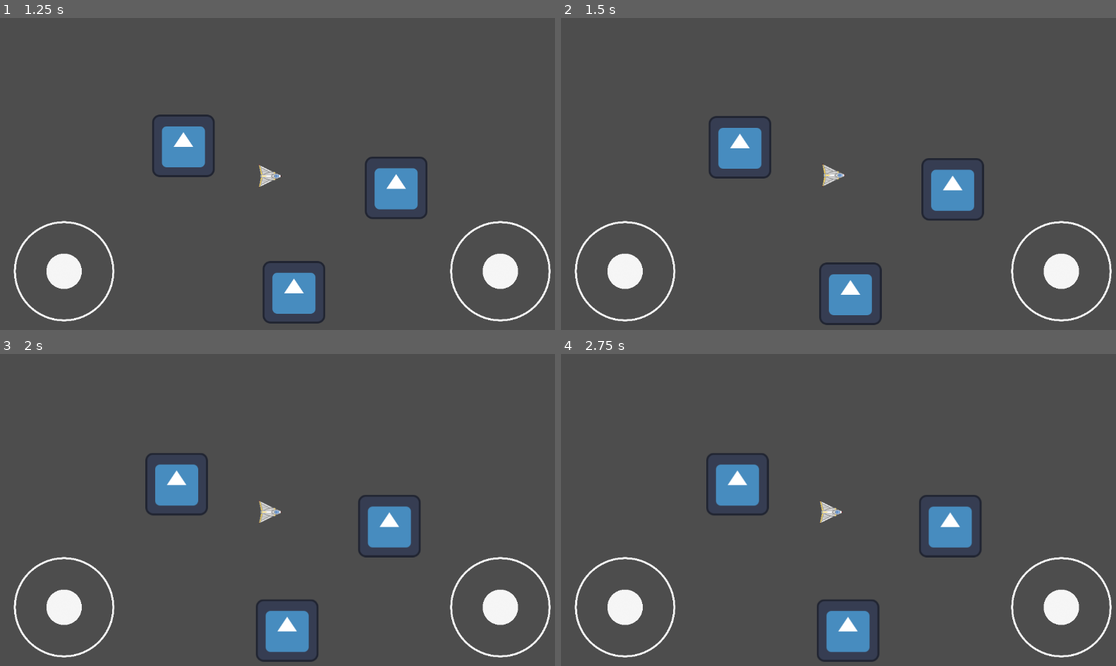
Above: before the commit, frames 1-4 (two rows, left to right).
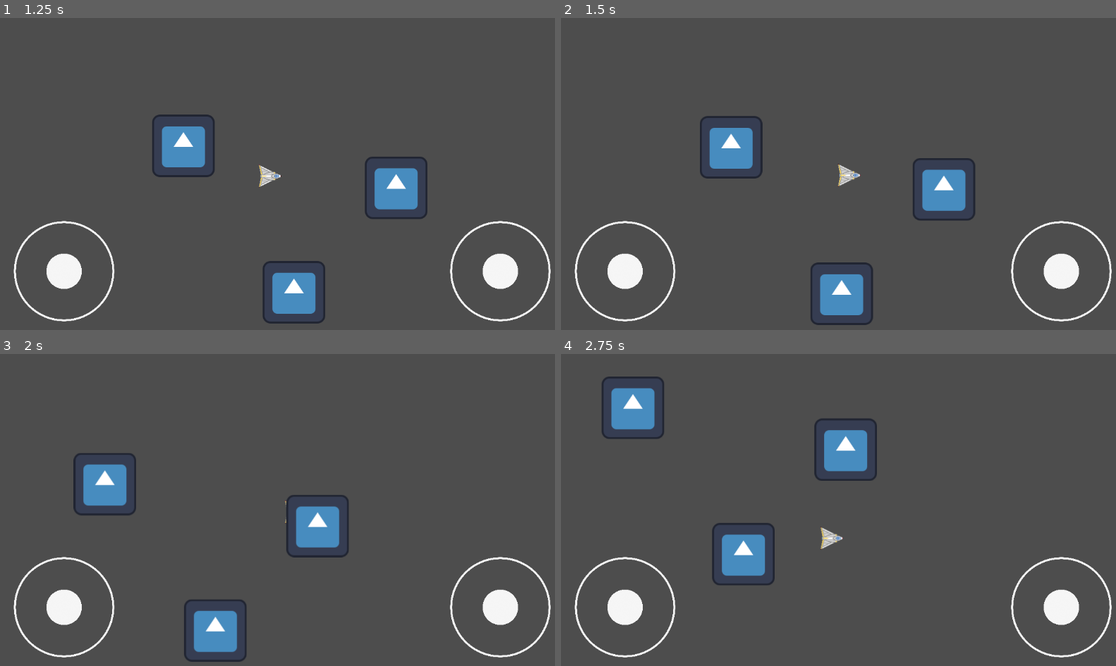
Above: after the commit, the same moments.

Repository: Archit-Dubey/GDC-2D-Shooter
Game: Godot game, scene res://Scenes/main.tscn
Same seed, same stepped clock (60 frames per second), same inputs: the game is played once before the commit and once after it. The engine's default icon, where the game draws it, is replaced by a stand-in: a white triangle on a blue panel in a dark square.
Inputs (mouse positions are in pixels of both pictures, inside the frame that each line leads up to):
- Up to frame 1 (1.25 s): click (66, 270) at 0.52 s
- Up to frame 2 (1.5 s): tap Enter at 1.25 s; move the mouse to (966, 161) at 1.27 s; hold D (right, bound only after the commit) from 1.28 s (still down)
- Up to frame 3 (2 s): keep holding D (right, bound only after the commit)
- Up to frame 4 (2.75 s): move the mouse to (727, 528) at 2.02 s; release D (right, bound only after the commit) at 2.03 s; hold S (down, bound only after the commit) from 2.03 s (still down)

Frame 1 is identical in both runs. In frame 2, 2.8% of the frame differs, in the area x 25-77%, y 31-99%; in frame 3, 8.2%; in frame 4, 8.4%, in the area x 7-76%, y 7-99%.

Commit message:
added shooting controls, also added a way to move using keyboard for debug purposes. Found a bug with the aiming system moving during aiming causes the ship to change flip directions

Diff:
--- a/GDC Shooter 2D/Scenes/bullet.tscn
+++ /dev/null
@@ -1,8 +0,0 @@
-[gd_scene load_steps=2 format=3 uid="uid://bqx77sn4o8ktk"]
-
-[sub_resource type="CircleShape2D" id="CircleShape2D_ceqvl"]
-
-[node name="Bullet" type="RigidBody2D"]
-
-[node name="CollisionShape2D" type="CollisionShape2D" parent="."]
-shape = SubResource("CircleShape2D_ceqvl")
--- /dev/null
+++ b/GDC Shooter 2D/Scenes/defaultBullet.tscn
@@ -0,0 +1,16 @@
+[gd_scene load_steps=4 format=3 uid="uid://bqx77sn4o8ktk"]
+
+[ext_resource type="Script" path="res://Scripts/Bullet.gd" id="1_lfkgq"]
+[ext_resource type="Texture2D" uid="uid://sf2ry8sy0xu0" path="res://Assets/Art/Bullets/dummy_bullet.png" id="1_v53yo"]
+
+[sub_resource type="CircleShape2D" id="CircleShape2D_ceqvl"]
+
+[node name="Bullet" type="Area2D"]
+script = ExtResource("1_lfkgq")
+
+[node name="CollisionShape2D" type="CollisionShape2D" parent="."]
+shape = SubResource("CircleShape2D_ceqvl")
+
+[node name="Sprite2D" type="Sprite2D" parent="."]
+scale = Vector2(0.0186949, 0.0186949)
+texture = ExtResource("1_v53yo")
--- a/GDC Shooter 2D/Scenes/gui.tscn
+++ b/GDC Shooter 2D/Scenes/gui.tscn
@@ -32,3 +32,4 @@
 [node name="Joystick_Rotation" parent="rotationAnchor" instance=ExtResource("1_ucnmp")]
 position = Vector2(-89, -89)
 scale = Vector2(2, 2)
+aimStick = true
--- a/GDC Shooter 2D/Scenes/player.tscn
+++ b/GDC Shooter 2D/Scenes/player.tscn
@@ -42,7 +42,7 @@
 animation = &"Idle"
 autoplay = "Idle"
 
-[node name="CollisionPolygon2D" type="CollisionPolygon2D" parent="."]
+[node name="Hitbox" type="CollisionPolygon2D" parent="."]
 rotation = 1.5708
 polygon = PackedVector2Array(0, -24, -25, 24, 25, 24)
 
@@ -52,3 +52,7 @@
 
 [node name="GunTip" type="Node2D" parent="."]
 position = Vector2(23, 0)
+
+[node name="gunCoolDownTimer" type="Timer" parent="."]
+wait_time = 0.5
+one_shot = true
--- /dev/null
+++ b/GDC Shooter 2D/Scripts/Bullet.gd
@@ -0,0 +1,19 @@
+extends Area2D
+#chose an area2d because it is very flexible and does not need
+#to account for physics anf stuff
+
+@export var damage=10 #set later
+@export var speed=1000 #speed of bullet
+
+@onready var direction:Vector2
+
+func _ready():
+	top_level=true
+
+
+
+func _physics_process(delta):
+	position+=direction.normalized()*speed*delta #manually moves bullet
+
+func set_direction(dir:float): #converts rotation degrees into a vector2d
+	direction=Vector2(cos(dir), sin(dir))
--- a/GDC Shooter 2D/Scripts/Joystick.gd
+++ b/GDC Shooter 2D/Scripts/Joystick.gd
@@ -6,6 +6,7 @@
 @onready var knob=$Knob
 
 var posVector: Vector2
+var shoot=false # to tell if the gun should be fired
 
 var pressing = false
 
@@ -13,15 +14,19 @@
 	maxLength *= scale.x
 
 func _physics_process(delta):
+	if aimStick == true:
+				shoot=false
 	if pressing:
 		if (get_global_mouse_position()).distance_to(global_position) <= maxLength:# the knob is within the circle
+
 			knob.global_position = get_global_mouse_position()
+
 		else:# the knob is outside the circle
 			var angle = global_position.angle_to_point(get_global_mouse_position())
 			knob.global_position.x = global_position.x + cos(angle)*maxLength
 			knob.global_position.y = global_position.y + sin(angle)*maxLength
 			if aimStick == true:
-				print("outside")
+				shoot=true #flag that the gun can be fired
 		calculateVector()
 	else:
 		knob.global_position = lerp(knob.global_position, global_position, delta*50)
--- a/GDC Shooter 2D/Scripts/Player.gd
+++ b/GDC Shooter 2D/Scripts/Player.gd
@@ -1,25 +1,65 @@
 extends CharacterBody2D
 
-@onready var joystick_direction = $"../GUI/directionAnchor/Joystick_Direction"
-@onready var joystick_rotation = $"../GUI/rotationAnchor/Joystick_Rotation"
+@onready var joystick_direction = $"../GUI/directionAnchor/Joystick_Direction" #movement joystick
+@onready var joystick_rotation = $"../GUI/rotationAnchor/Joystick_Rotation" #aiming joystick
+@onready var gun=$GunTip # the tip of the gun from which projectiles will be spawned
+@onready var gunCoolDown=$gunCoolDownTimer # timer to cap fire rate
+@onready var defaultBullet=preload("res://Scenes/defaultBullet.tscn") #basic bullet type
+@onready var bulletType=defaultBullet # the current type of gun/bullet selected
 
 @export var movingspeed = 300
 @export var rotation_speed = 5
+@export var defaultFireRate=0.25 #no of seconds between each bullet
+
+
+
+func _ready():
+
+	gunCoolDown.wait_time=defaultFireRate
 
 func _physics_process(delta):
+
 	var direction = joystick_direction.posVector
+
+
 	if direction:
 		velocity = direction * movingspeed
+		print(direction)
+		print(velocity)
 	else:
 		velocity = Vector2(0,0)
+
+		#remove from below before publishing
+		#it is just for easier playtesting with keyboard in the future
+		var debug_key_x=Input.get_action_raw_strength("right")-Input.get_action_raw_strength("left")
+		var debug_key_y=Input.get_action_raw_strength("down")-Input.get_action_raw_strength("up")
+		direction=Vector2(debug_key_x,debug_key_y)
+		velocity = direction * movingspeed
+		print(direction)
+		print(velocity)
+		#remove till above
+
+
 
 	move_and_slide()
 
 	var rotation_input = joystick_rotation.posVector
+	var firePressed=joystick_rotation.shoot #checks if aim joystick goes out of limit
 
 	if rotation_input.length() > 0.01:
 		rotation = rotation_angle(velocity, rotation_input)
+		print(rotation)
 		rotate(rotation * rotation_speed * delta)
+
+
+	if firePressed and gunCoolDown.is_stopped():
+		#if joystick knob is outside and gun is ready to fire
+
+		var newBullet=bulletType.instantiate()
+		newBullet.global_position=gun.global_position
+		newBullet.set_direction(rotation)
+		gun.add_child(newBullet)
+		gunCoolDown.start()
 
 func rotation_angle(a: Vector2, b: Vector2) -> float:
 	return atan2(b.y, b.x) - atan2(a.y, a.x)
--- a/GDC Shooter 2D/project.godot
+++ b/GDC Shooter 2D/project.godot
@@ -15,6 +15,29 @@
 config/features=PackedStringArray("4.1", "Mobile")
 config/icon="res://icon.svg"
 
+[input]
+
+left={
+"deadzone": 0.5,
+"events": [Object(InputEventKey,"resource_local_to_scene":false,"resource_name":"","device":-1,"window_id":0,"alt_pressed":false,"shift_pressed":false,"ctrl_pressed":false,"meta_pressed":false,"pressed":false,"keycode":0,"physical_keycode":65,"key_label":0,"unicode":97,"echo":false,"script":null)
+]
+}
+right={
+"deadzone": 0.5,
+"events": [Object(InputEventKey,"resource_local_to_scene":false,"resource_name":"","device":-1,"window_id":0,"alt_pressed":false,"shift_pressed":false,"ctrl_pressed":false,"meta_pressed":false,"pressed":false,"keycode":0,"physical_keycode":68,"key_label":0,"unicode":100,"echo":false,"script":null)
+]
+}
+up={
+"deadzone": 0.5,
+"events": [Object(InputEventKey,"resource_local_to_scene":false,"resource_name":"","device":-1,"window_id":0,"alt_pressed":false,"shift_pressed":false,"ctrl_pressed":false,"meta_pressed":false,"pressed":false,"keycode":0,"physical_keycode":87,"key_label":0,"unicode":119,"echo":false,"script":null)
+]
+}
+down={
+"deadzone": 0.5,
+"events": [Object(InputEventKey,"resource_local_to_scene":false,"resource_name":"","device":-1,"window_id":0,"alt_pressed":false,"shift_pressed":false,"ctrl_pressed":false,"meta_pressed":false,"pressed":false,"keycode":0,"physical_keycode":83,"key_label":0,"unicode":115,"echo":false,"script":null)
+]
+}
+
 [input_devices]
 
 pointing/emulate_touch_from_mouse=true
Binary file added: GDC Shooter 2D/Assets/Art/Bullets/dummy_bullet.png
Not shown, added: GDC Shooter 2D/Assets/Art/Bullets/dummy_bullet.png.import
